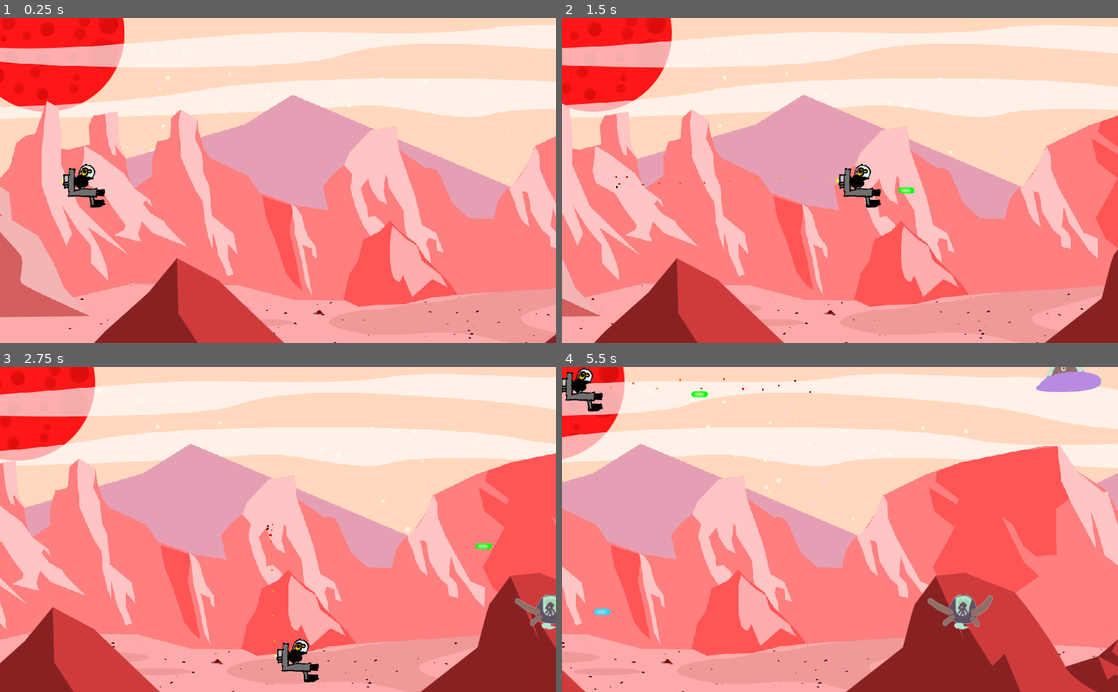
Above: before the commit, frames 1-4 (two rows, left to right).
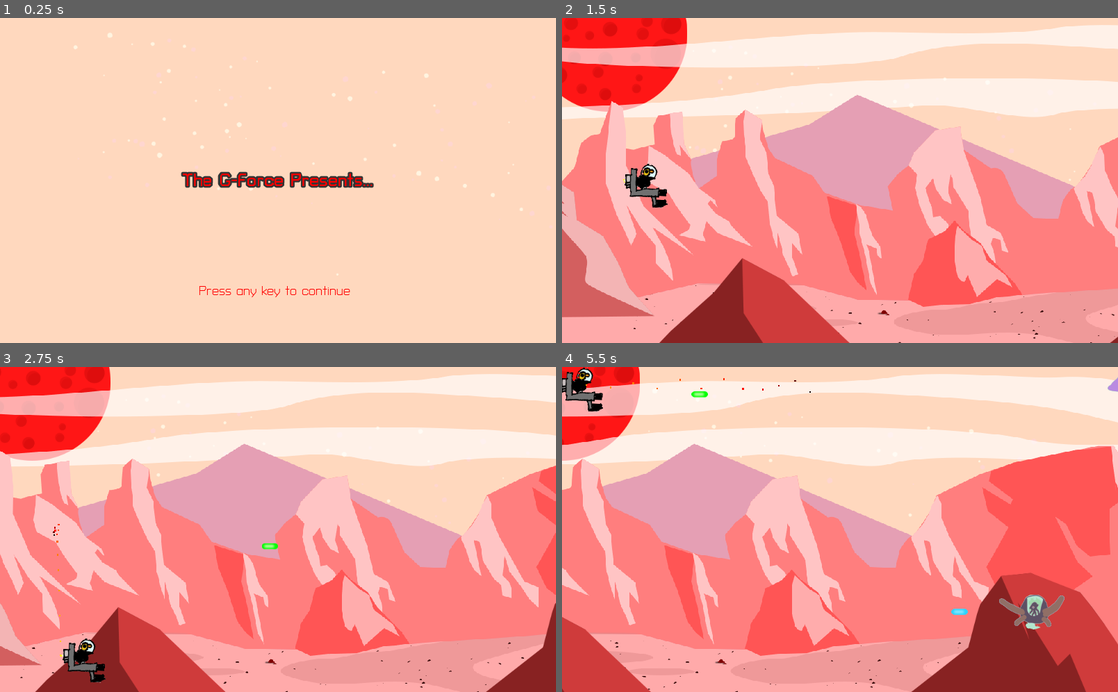
Above: after the commit, the same moments.

Repository: the-g-force/FamJam-January2021
Game: Godot game, scene res://src/SplashScreen.tscn
Two runs of this game, one before a commit and one after it. Both use one fixed random seed, a clock stepped at 60 frames per second and the inputs below. Before the commit the project starts from res://src/Level.tscn.
Inputs (mouse positions are in pixels of both pictures, inside the frame that each line leads up to):
- Up to frame 1 (0.25 s): no input
- Up to frame 2 (1.5 s): tap Enter at 0.5 s; move the mouse to (962, 164) at 0.52 s; hold D (move_right) 0.53-1.25 s; tap Space (fire) at 0.6 s; click (962, 164) at 0.67 s; click (845, 200) at 1.25 s, where only the run after the commit has a clickable "Play"
- Up to frame 3 (2.75 s): move the mouse to (166, 545) at 2.02 s; hold S (move_down) from 2.03 s (still down); tap Space (fire) at 2.1 s
- Up to frame 4 (5.5 s): move the mouse to (895, 458) at 2.77 s; release S (move_down) at 2.78 s; hold D (move_right) 2.78-3.53 s; tap Space (fire) every 0.75 s from 2.85 to 5.1 s; move the mouse to (812, 594) at 3.52 s; hold W (move_up) 3.53-4.28 s; click (812, 594) at 3.67 s; move the mouse to (1006, 578) at 4.27 s; hold A (move_left) from 4.28 s (still down); move the mouse to (673, 480) at 5.02 s

The runs differ from the first frame. In frame 1, 73% of the frame differs, in the area x 0-100%, y 0-100%; in frame 2, 45%; in frame 3, 47%; in frame 4, 48%.

Commit message:
Fix font mysteriously

Diff:
--- a/project/project.godot
+++ b/project/project.godot
@@ -27,7 +27,7 @@
 [application]
 
 config/name="FamJam-January2021"
-run/main_scene="res://src/Level.tscn"
+run/main_scene="res://src/SplashScreen.tscn"
 config/icon="res://icon.png"
 
 [autoload]
--- a/project/src/SplashScreen.tscn
+++ b/project/src/SplashScreen.tscn
@@ -2,7 +2,7 @@
 
 [ext_resource path="res://src/SplashScreen.gd" type="Script" id=1]
 [ext_resource path="res://assets/sky.png" type="Texture" id=2]
-[ext_resource path="res://fonts/TurretRoad-ExtraBold.ttf" type="DynamicFontData" id=3]
+[ext_resource path="res://fonts/TurretRoad-Bold.ttf" type="DynamicFontData" id=3]
 [ext_resource path="res://fonts/TurretRoad-Regular.ttf" type="DynamicFontData" id=4]
 
 [sub_resource type="DynamicFont" id=1]
